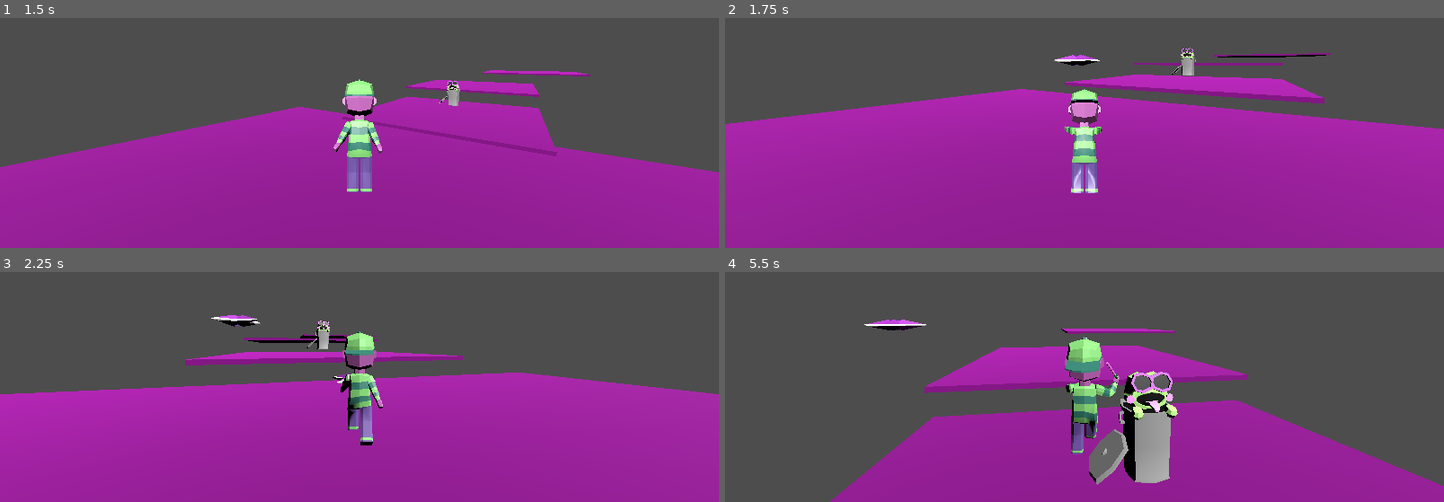
Above: before the commit, frames 1-4 (two rows, left to right).
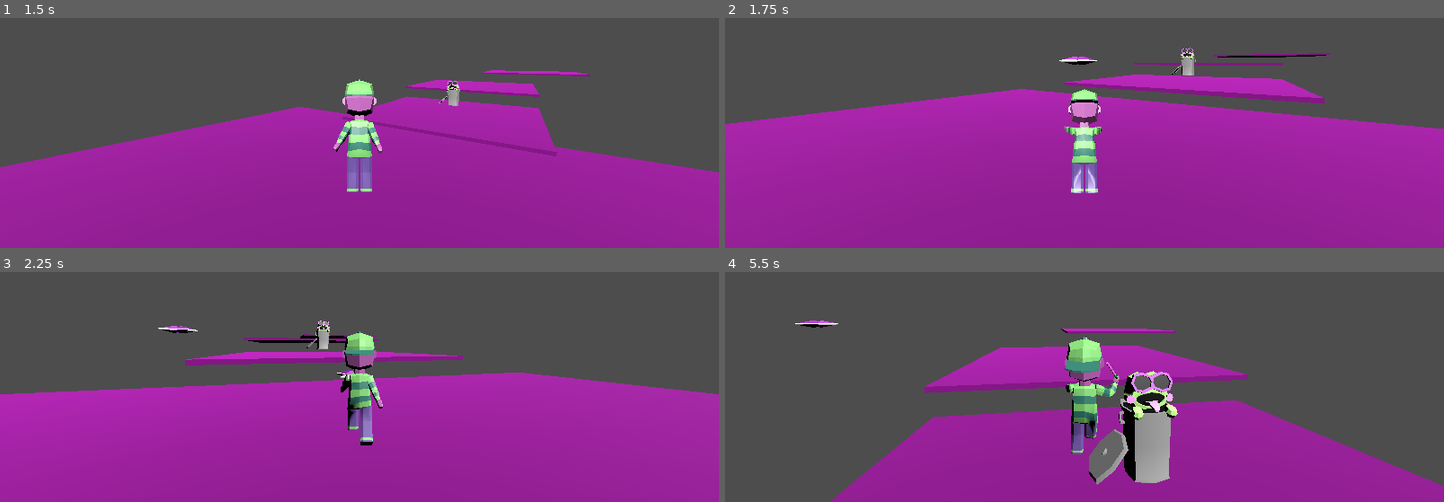
Above: after the commit, the same moments.

Repository: b4k4kozmo/KatsuBoy3D
Game: Godot game, scene res://Main.tscn
The game is run twice, just before and just after one commit, with the same random seed, the same clock (stepped at 60 frames per second) and the same inputs.
Inputs (mouse positions are in pixels of both pictures, inside the frame that each line leads up to):
- Up to frame 1 (1.5 s): tap Enter (attack) at 0.5, 0.8, 1.35 s; move the mouse to (395, 66) at 0.52 s; hold W (move_forward) from 0.53 s (still down); right-click (395, 66) at 0.6 s; tap Space (jump) at 0.77 s; move the mouse to (323, 68) at 1.27 s
- Up to frame 2 (1.75 s): keep holding W (move_forward); tap Space (jump) at 1.52 s; right-click (1048, 68) at 1.55 s
- Up to frame 3 (2.25 s): keep holding W (move_forward); move the mouse to (373, 315) at 2.02 s; right-click (373, 315) at 2.1 s
- Up to frame 4 (5.5 s): keep holding W (move_forward); tap Enter (attack) at 2.3, 2.85, 3.8, 5.3 s; move the mouse to (1077, 327) at 2.77 s; tap Space (jump) at 3.02, 3.77, 4.52 s; right-click (1077, 327) at 3.05 s; move the mouse to (1134, 327) at 3.52 s; tap E (interact) at 3.6 s; move the mouse to (1026, 318) at 4.27 s; tap Shift (run) at 4.35 s; right-click (1026, 318) at 4.55 s; move the mouse to (1091, 322) at 5.02 s; hold = (zoom_in) from 5.03 s (still down)

Frame 1 is identical in both runs. In frame 2, less than 0.1% of the frame differs, in the area x 45-53%, y 16-21%; in frame 3, 0.4%, in the area x 22-53%, y 18-49%; in frame 4, 0.4%.

Commit message:
added features
added ammo and cooldown system on projectiles, enemies pause when player pauses

Diff:
--- a/Main.tscn
+++ b/Main.tscn
@@ -75,9 +75,6 @@
 jump_impulse = 44
 fall_acceleration = 99
 
-[node name="Camera3D" type="Camera3D" parent="Player"]
-transform = Transform3D(1, 0, 0, 0, 0.96155, 0.274631, 0, -0.274631, 0.96155, 0, 12.1258, 10.2616)
-
 [node name="DirectionalLight3D" type="DirectionalLight3D" parent="."]
 transform = Transform3D(0.9242, 0.0589846, 0.377328, -0.321046, 0.655099, 0.683941, -0.206845, -0.753237, 0.624379, 0.528847, 8.36707, 61.8775)
 light_energy = 3.0
--- a/Player.tscn
+++ b/Player.tscn
@@ -85,9 +85,13 @@
 transform = Transform3D(1, 0, 0, 0, 1, 0, 0, 0, 1, 0, 4.45705, 0)
 shape = SubResource("CylinderShape3D_42ham")
 
+[node name="ProjectileCoolDown" type="Timer" parent="."]
+wait_time = 0.35
+
 [connection signal="body_entered" from="NpcDetector" to="." method="_on_npc_detector_body_entered"]
 [connection signal="body_exited" from="NpcDetector" to="." method="_on_npc_detector_body_exited"]
 [connection signal="body_entered" from="MobDetector" to="." method="_on_mob_detector_body_entered"]
 [connection signal="body_exited" from="MobDetector" to="." method="_on_mob_detector_body_exited"]
+[connection signal="timeout" from="ProjectileCoolDown" to="." method="_on_projectile_cool_down_timeout"]
 
 [editable path="Pivot/KatsuBoi_anim"]
--- a/Player/Player.gd
+++ b/Player/Player.gd
@@ -10,12 +10,14 @@
 
 var mobKnockBack = 0
 var currentEnemy
+var ammo = 10
 
 
 var playerPaused: bool = false
 var playerJumping: bool = false
 var playerAttacking: bool = false
 var canMove: bool = true
+var canThrow: bool = true
 
 var target_velocity = Vector3.ZERO
 var direction
@@ -34,7 +36,9 @@
 		#ttack animation
 
 		if Input.is_action_just_pressed("Throw"):
-			throw()
+			if ammo and canThrow:
+				throw()
+
 
 
 
@@ -177,6 +181,12 @@
 
 func throw():
 	var p = Projectile.instantiate() as Area3D
-
 	p.transform = $Pivot/Projectile.global_transform
 	owner.add_child(p)
+	ammo -= 1
+	canThrow = false
+	$ProjectileCoolDown.start()
+
+
+func _on_projectile_cool_down_timeout():
+	canThrow = true
--- a/Shuriken.gd
+++ b/Shuriken.gd
@@ -1,7 +1,7 @@
 extends Area3D
 @export var dmg = 5
 @export var knockBack = 150
-@export var speed = 15
+@export var speed = 30
 var direction = Vector3.ZERO
 
 # Called when the node enters the scene tree for the first time.
--- a/Snome.gd
+++ b/Snome.gd
@@ -15,42 +15,44 @@
 
 func _physics_process(delta):
 	direction = Vector2.ZERO
+
 	if not is_on_floor():
 		velocity.y -= fall_acceleration * delta
 
 	var player = get_node("../Player")
-	if player:
-		direction = (player.position - position).normalized()
-		if direction:
-			mesh.rotation.y = lerp_angle(mesh.rotation.y, atan2(direction.x, direction.z) - rotation.y, delta * 10)
-			velocity.x = direction.x * speed
-			velocity.z = direction.z * speed
-	if attackingBody != null:
-		if attackingBody.is_in_group("weapon"):
-			#temp damage takes damagenfrom current weapon and stores it
-			#before the attacking body nuliifies
-			tempDMG = attackingBody.dmg
-			tempKnockBack = attackingBody.knockBack
-			velocity.x = direction.x * -tempKnockBack
-			velocity.z = direction.z * -tempKnockBack
+	if player.playerPaused == false:
+		if player:
+			direction = (player.position - position).normalized()
+			if direction:
+				mesh.rotation.y = lerp_angle(mesh.rotation.y, atan2(direction.x, direction.z) - rotation.y, delta * 10)
+				velocity.x = direction.x * speed
+				velocity.z = direction.z * speed
+		if attackingBody != null:
+			if attackingBody.is_in_group("weapon"):
+				#temp damage takes damagenfrom current weapon and stores it
+				#before the attacking body nuliifies
+				tempDMG = attackingBody.dmg
+				tempKnockBack = attackingBody.knockBack
+				velocity.x = direction.x * -tempKnockBack
+				velocity.z = direction.z * -tempKnockBack
 
-			#wait for weapon to leave the 3D area before nullifying and taking damage
-			await _on_area_3d_area_exited(null)
-			health -= tempDMG
+				#wait for weapon to leave the 3D area before nullifying and taking damage
+				await _on_area_3d_area_exited(null)
+				health -= tempDMG
 
-			print_debug(health)
+				print_debug(health)
 
-		elif attackingBody.is_in_group("projectile"):
-			tempKnockBack = attackingBody.knockBack
-			velocity.x = direction.x * -tempKnockBack
-			velocity.z = direction.z * -tempKnockBack
-			await attackingBody._on_body_entered(self)
+			elif attackingBody.is_in_group("projectile"):
+				tempKnockBack = attackingBody.knockBack
+				velocity.x = direction.x * -tempKnockBack
+				velocity.z = direction.z * -tempKnockBack
+				await attackingBody._on_body_entered(self)
 
 
-	move_and_slide()
+		move_and_slide()
 
-	if health <= 0:
-		die()
+		if health <= 0:
+			die()
 
 
 func die():
